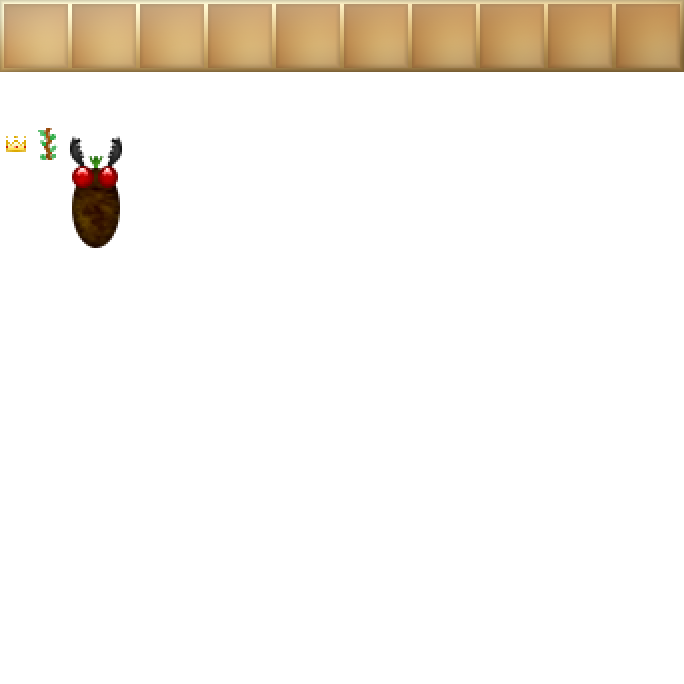
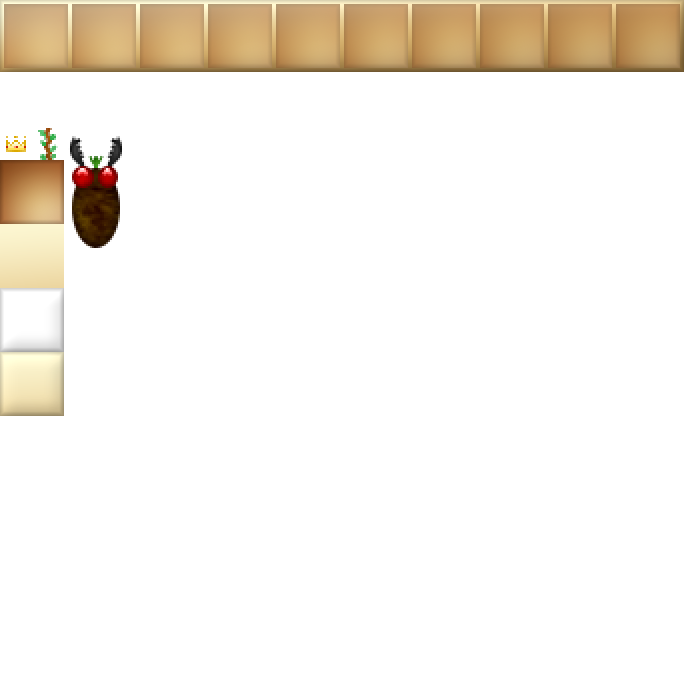
The second 684x684 image is a revision of the first. Changes to its layers:
added layer "Layer 3 copy 10" above "Layer 1 copy" over [0, 160, 64, 224]
added layer "Layer 1 copy" above "Layer 1 copy 3" over [0, 224, 64, 288]
added layer "Layer 1 copy 3" above "Layer 1 copy 2" over [0, 352, 64, 416]
added layer "Layer 1 copy 2" above "inner" over [0, 288, 64, 352]
